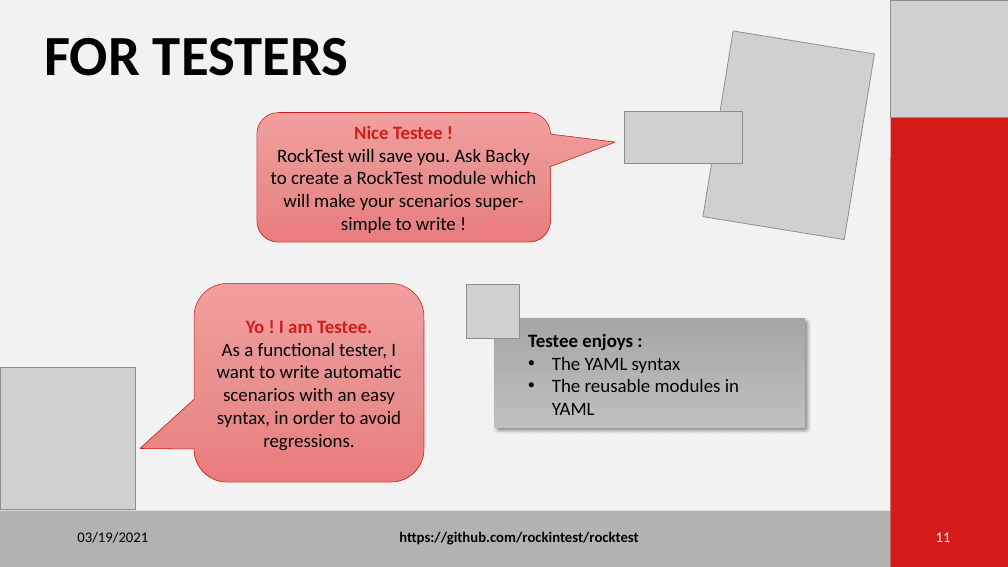
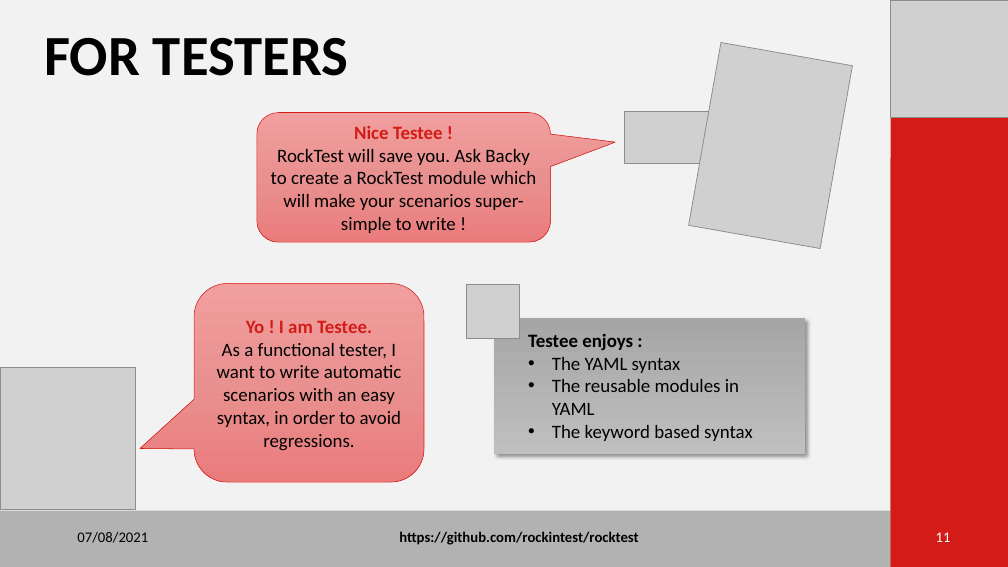
Before and after one commit to rockintest/rocktest-demo, a slide deck: slide 11 of Rock TestV3.pptx. Drawn at 1008x567 pixels with LibreOffice and Linux fonts; fonts in the diff are those of the drawing; grey boxes stand for pictures. Boxes give left, top, right and bottom in pixels: in the first picture for what was removed or moved away, otherwise in the second. Text is boxed around its words. In the diff, an @@ line names an element or a change of style, - is before the commit and + after.

```diff
--- a/Rock TestV3.pptx
+++ b/Rock TestV3.pptx
@@ picture: place and size @@
-picture at [703, 31, 875, 240]
+picture at [689, 43, 853, 249]
@@ rectangle: place and size @@
-rectangle at [495, 318, 806, 428]
+rectangle at [495, 318, 806, 454]
@@ text at [552, 425, 753, 441]: paragraph added @@
+• The keyword based syntax
@@ text at [77, 532, 148, 543]: text changed @@
-03/19/2021
+07/08/2021
```
Also in this commit, not shown: 16 other slides changed, 13 other files.
